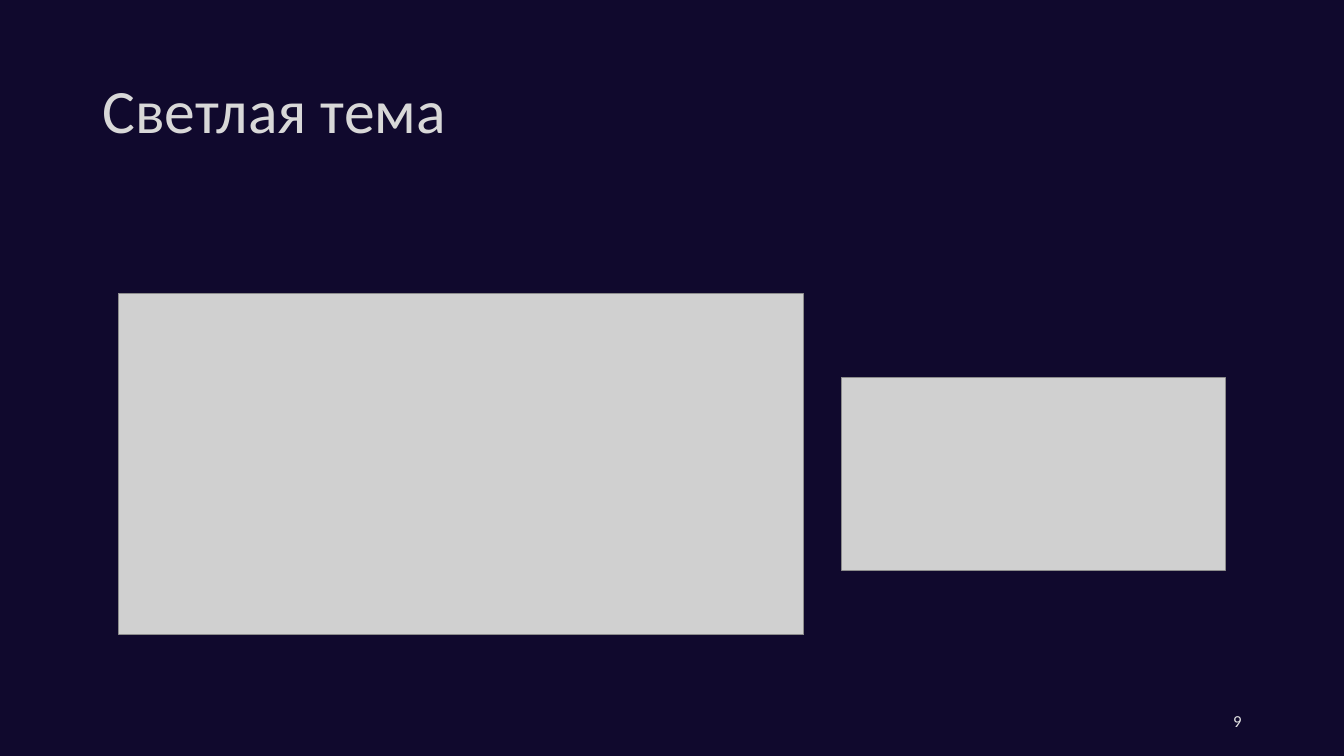
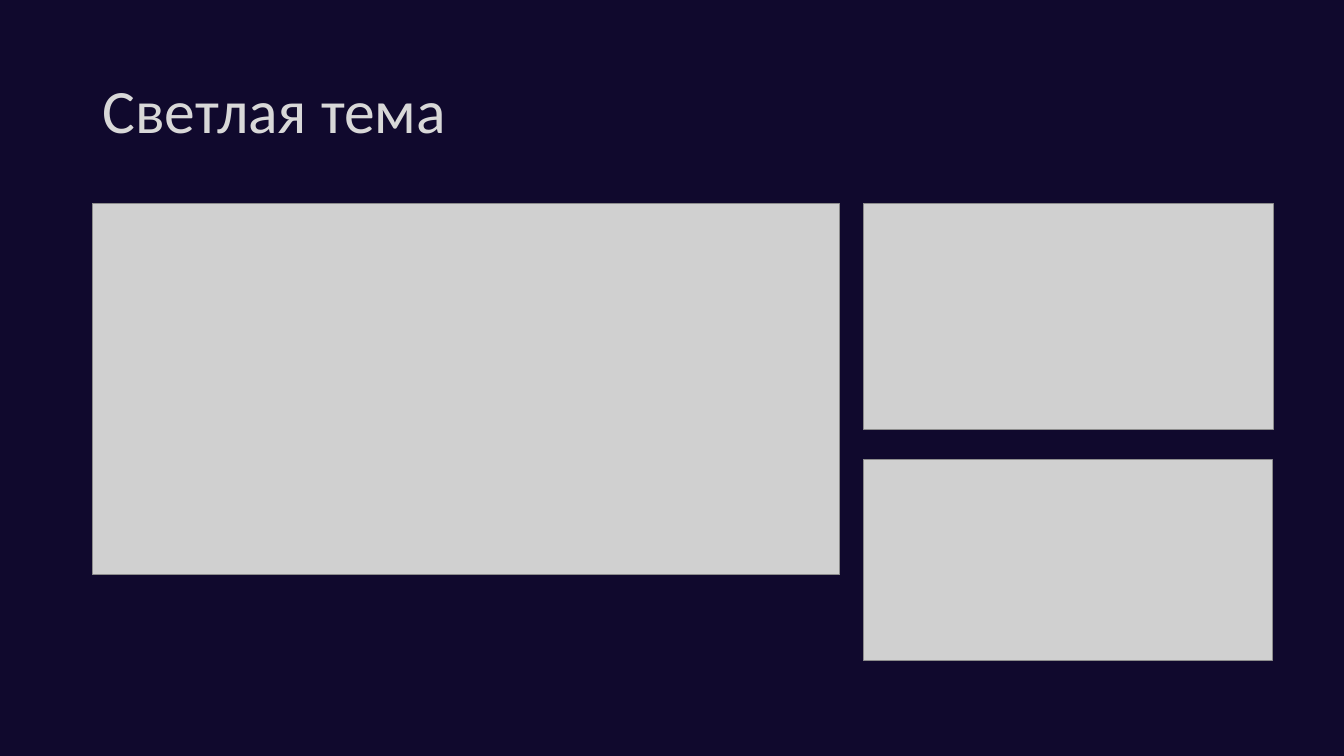
Before and after one commit to Upiter26/NumSysCalc, a slide deck: slide 8 of Presentation — копия.odp (slide 9 before the commit). Drawn at 1344x756 pixels with LibreOffice and Linux fonts; fonts in the diff are those of the drawing; grey boxes stand for pictures. Boxes give left, top, right and bottom in pixels: in the first picture for what was removed or moved away, otherwise in the second. Text is boxed around its words. In the diff, an @@ line names an element or a change of style, - is before the commit and + after.

```diff
--- a/Presentation — копия.odp
+++ b/Presentation — копия.odp
@@ picture: place and size @@
-picture at [119, 293, 805, 634]
+picture at [93, 204, 840, 575]
@@ picture added at [863, 204, 1273, 430] @@
@@ picture: place and size @@
-picture at [842, 378, 1226, 571]
+picture at [863, 460, 1272, 660]
@@ page number removed at [1233, 716, 1241, 727] @@
-9
```
Also in this commit, not shown: 8 other slides changed, 1 slide added, 2 slides removed.
